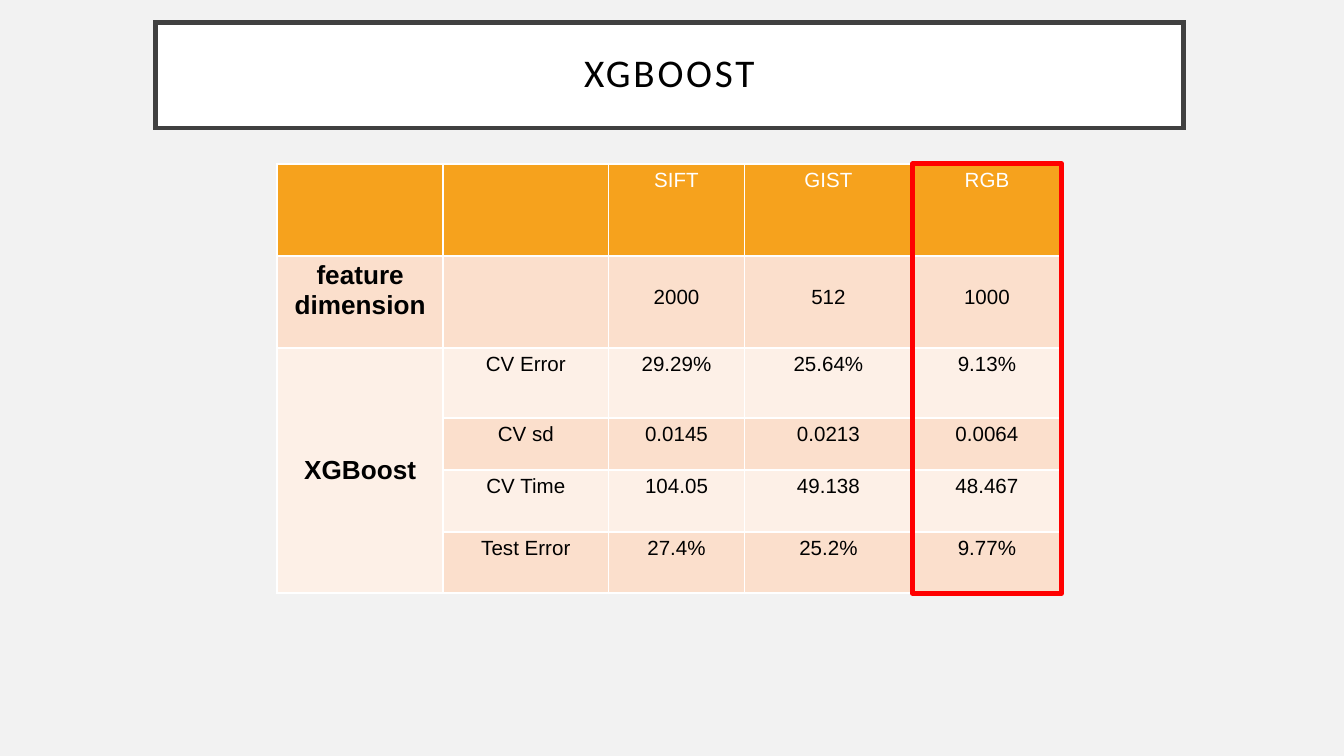
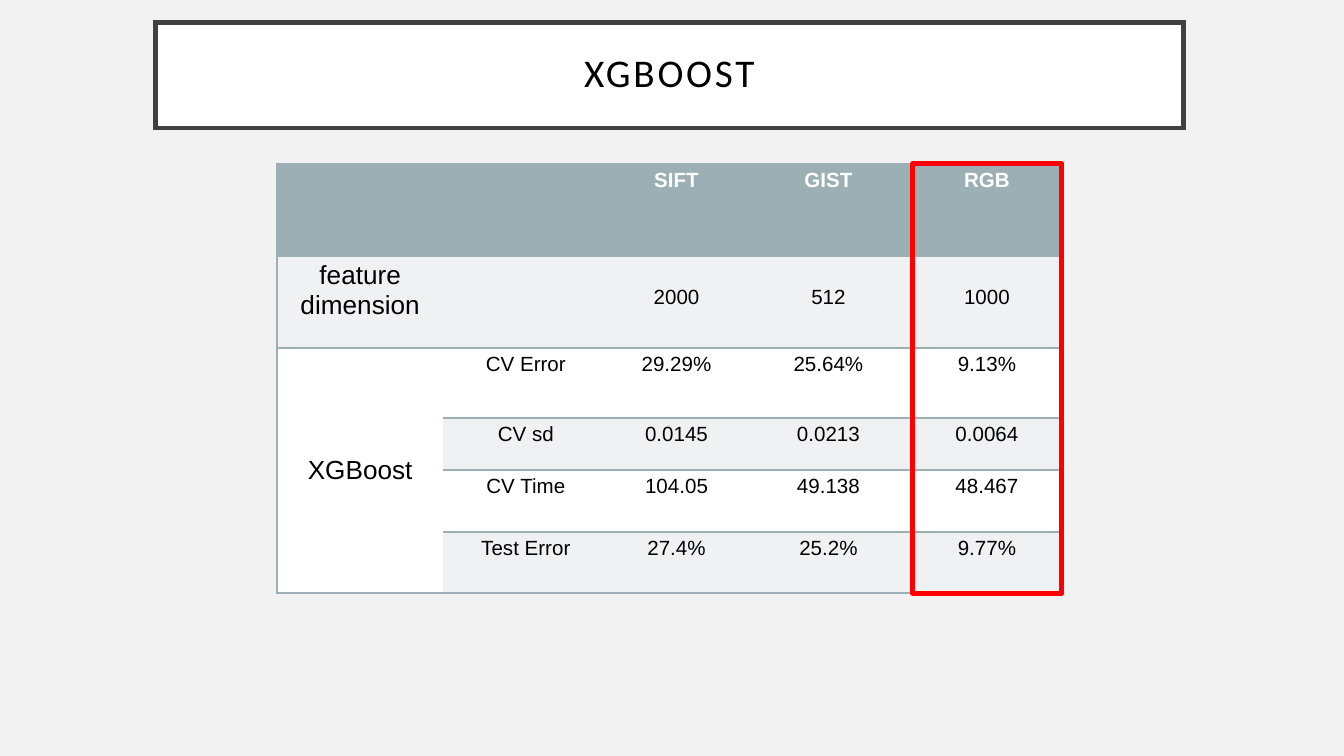
Before and after one commit to JingyiWang3/Predictive-Analytics-on-Image-Data, a slide deck: slide 13 of doc/Group9_Presentation.pptx. Drawn at 1344x756 pixels with LibreOffice and Linux fonts; fonts in the diff are those of the drawing. Boxes give left, top, right and bottom in pixels: in the first picture for what was removed or moved away, otherwise in the second. Text is boxed around its words. In the diff, an @@ line names an element or a change of style, - is before the commit and + after.

```diff
--- a/doc/Group9_Presentation.pptx
+++ b/doc/Group9_Presentation.pptx
@@ table at bbox=[277, 164, 1060, 593] @@
@@ fill #F6A21D to #9BAFB5 in row 1 @@
@@ fill #FBE0CD to #EFF2F3 in 13 cells @@
@@ fill #FDF0E8 to #FFFFFF in 9 cells @@
@@ bold on in "SIFT", "GIST", "RGB" @@
@@ bold off in "feature dimension", "XGBoost" @@
@@ borders changed @@
```
Also in this commit, not shown: 3 other slides changed.
